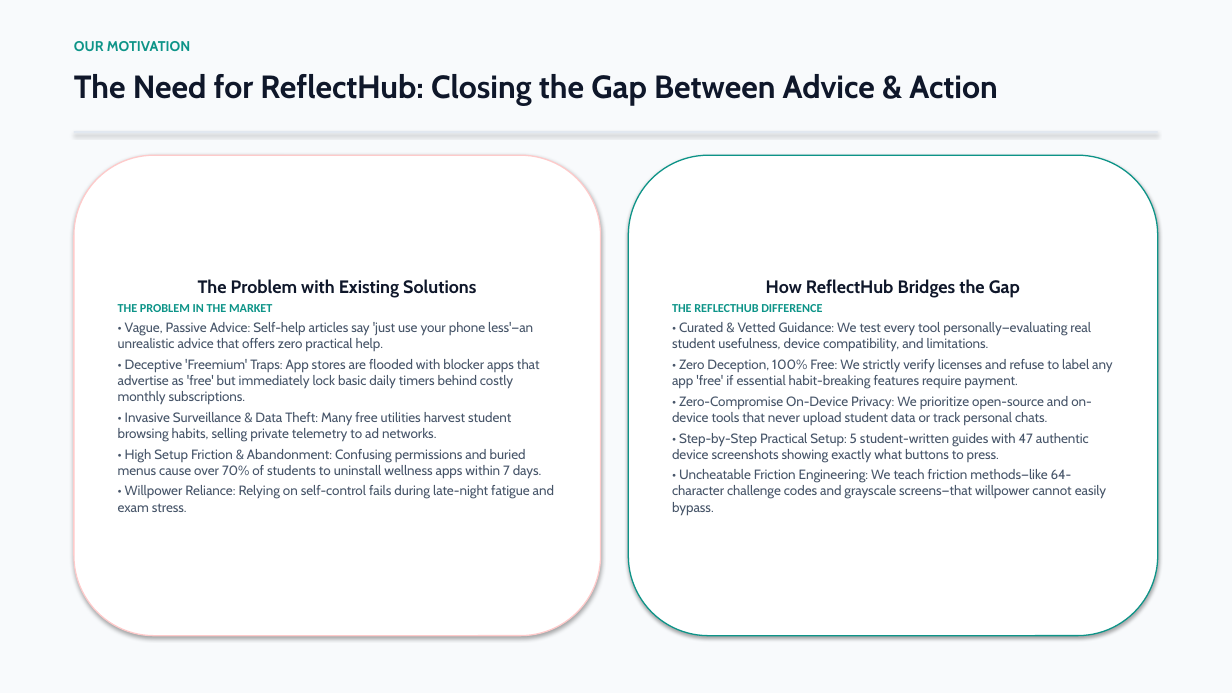
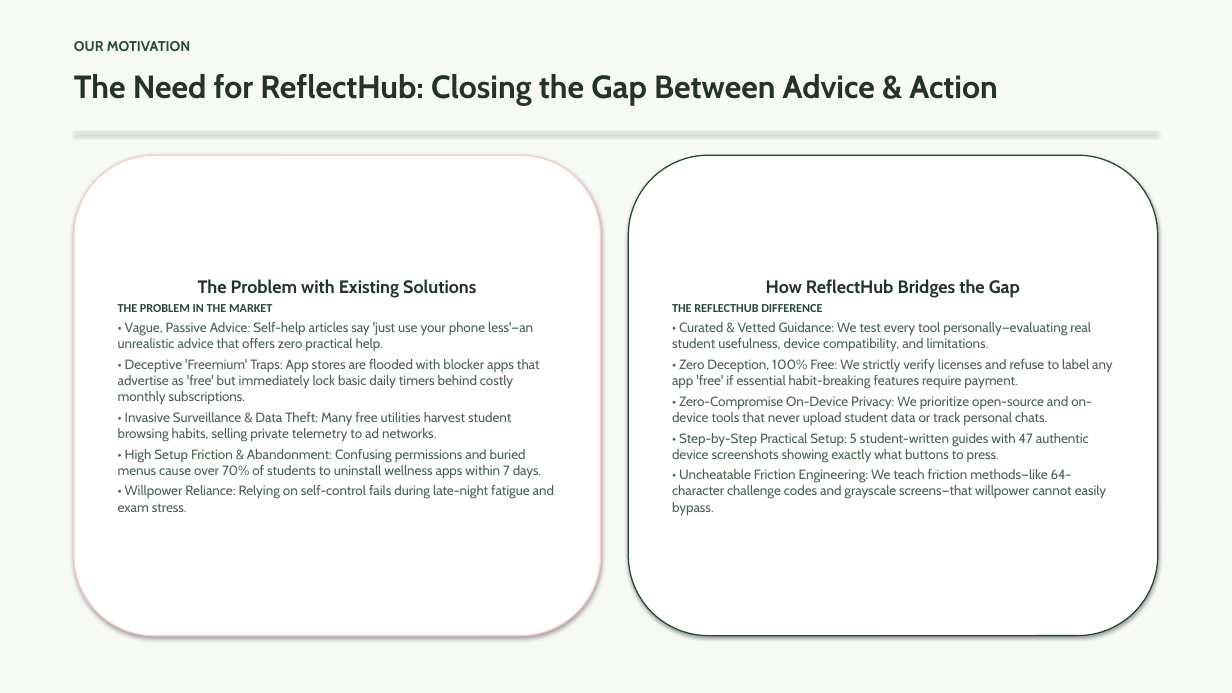
Before and after one commit to ruler1666/DWproject, a slide deck: slide 5 of ReflectHub_Digital_Wellness_Awareness.pptx. Drawn at 1232x693 pixels with LibreOffice and Linux fonts; fonts in the diff are those of the drawing. Boxes give left, top, right and bottom in pixels: in the first picture for what was removed or moved away, otherwise in the second. Text is boxed around its words. In the diff, an @@ line names an element or a change of style, - is before the commit and + after.

Commit message:
feat(ui): redesign website with Sage Green, Cream, and Forest Green color palette
- Applied user-recommended organic digital wellness palette:
  * Main background: #F7F9F5 (Cream / Warm Off-White)
  * Primary buttons: #244A36 (Deep Forest Green)
  * Secondary elements: #6B8F71 (Earthy Sage Green)
  * Cards: #FFFFFF (Pure Crisp White)
  * Highlight sections: #EAF1E8 (Soft Sage Tint)
  * Main text: #243329 (Deep Charcoal Green, WCAG AAA 12.8:1)
  * Accent: #D6A85F (Warm Golden Sand / Honey Accent)
- Replaced bright multi-colored neon gradients (#7c3aed, #2563eb, #0284c7) with solid tones and serene sage/forest/gold accents
- Calmed shadows to soft, organic slate rgba(36, 51, 41, 0.06)
- Re-captured real website screenshots with the new design system
- Rebuilt both university evaluation PowerPoint decks with updated colors and screenshots

```diff
--- a/ReflectHub_Digital_Wellness_Awareness.pptx
+++ b/ReflectHub_Digital_Wellness_Awareness.pptx
@@ rectangle at (0,0,1232,693): fill #F8FAFC to #F7F9F5 @@
@@ text "OUR MOTIVATION" at (74,41,190,51): text colour #0D9488 to #244A36 @@
@@ text "The Need for ReflectHub: Closing ..." at (74,74,997,106): text colour #0F172A to #243329 @@
@@ rectangle at (74,131,1158,133): fill #E2E8F0 to #E2EADF @@
@@ rounded rectangle "The Problem with Existing Solutions" at (74,155,601,636): text colour #0F172A to #243329 in "The Problem with Existing Solutions"; text colour #0D9488 to #244A36 in "THE PROBLEM IN THE MARKET"; text colour #475569 to #4D6152 @@
@@ rounded rectangle "How ReflectHub Bridges the Gap" at (628,155,1158,636): text colour #0F172A to #243329 in "How ReflectHub Bridges the Gap"; text colour #0D9488 to #244A36 in "THE REFLECTHUB DIFFERENCE"; text colour #475569 to #4D6152; outline #0D9488 1 pt to #244A36 1 pt @@
```
Also in this commit, not shown: 14 other slides changed, 7 other files.
